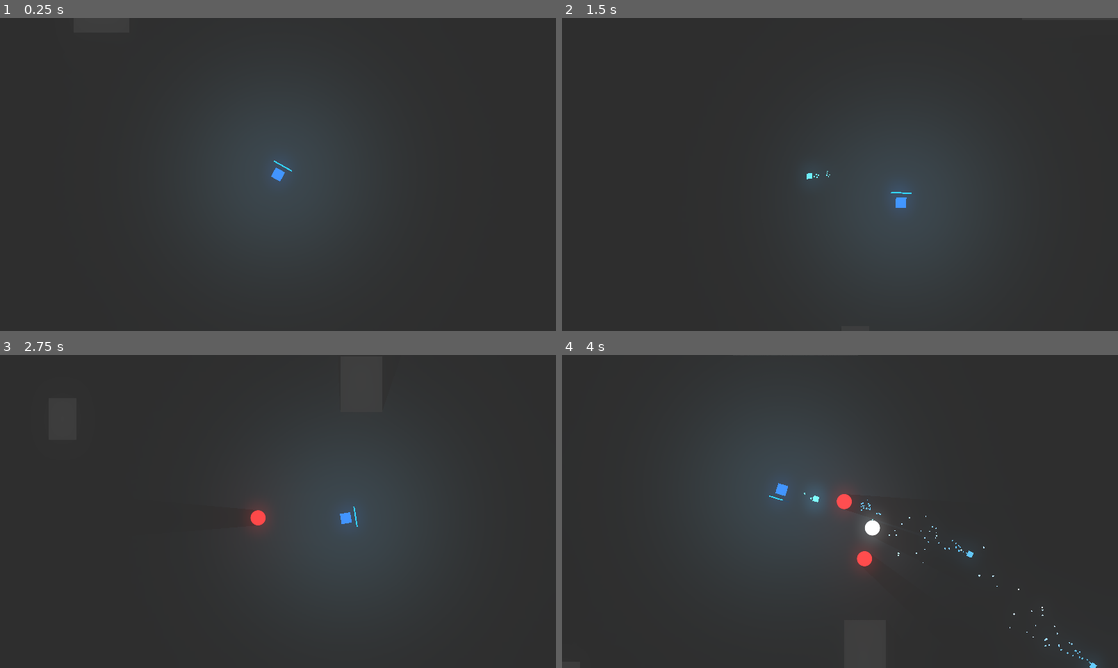
Above: before the commit, frames 1-4 (two rows, left to right).
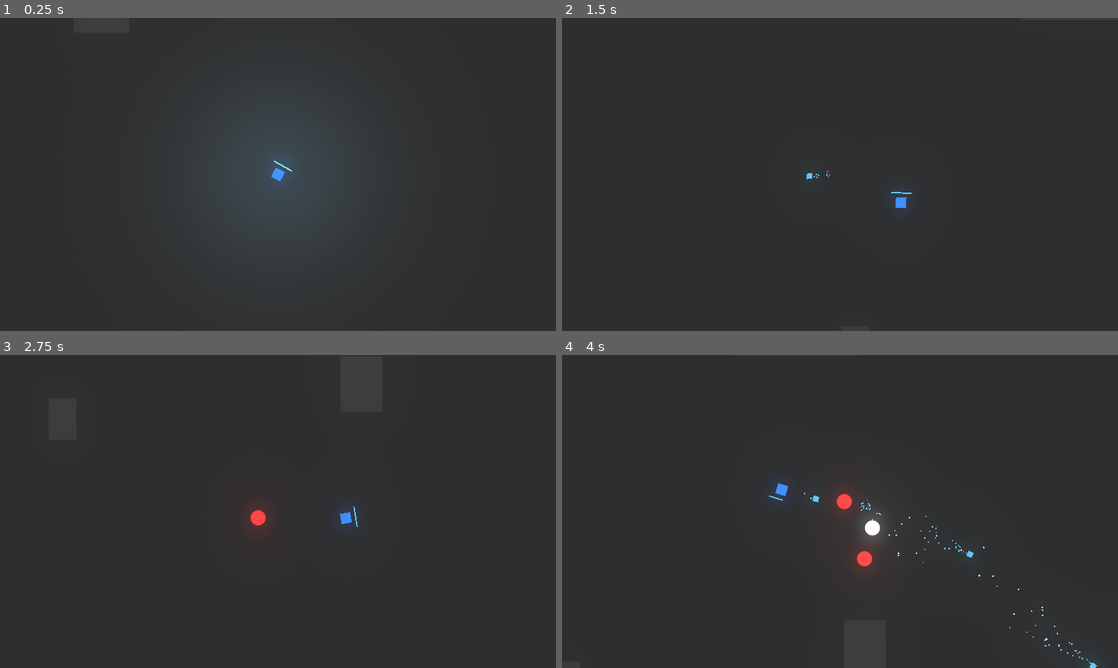
Above: after the commit, the same moments.

Repository: Talamander/unexpected-jam
Game: Godot game, scene res://Level/Arena.tscn
Two runs of this game, one before a commit and one after it. Both use one fixed random seed, a clock stepped at 60 frames per second and the inputs below. Sound files missing from this copy of the repository are replaced by a short silence.
Inputs (mouse positions are in pixels of both pictures, inside the frame that each line leads up to):
- Up to frame 1 (0.25 s): no input
- Up to frame 2 (1.5 s): tap Enter at 0.5 s; move the mouse to (962, 158) at 0.52 s; hold Right (ui_right) 0.53-1.28 s; tap L (toggle_lights, bound only after the commit) at 0.6 s; move the mouse to (728, 190) at 1.27 s; hold Down (ui_down) from 1.28 s (still down); click (728, 190) at 1.35 s
- Up to frame 3 (2.75 s): tap L (toggle_lights, bound only after the commit) at 1.55, 2.1 s; move the mouse to (333, 442) at 2.02 s; release Down (ui_down) at 2.03 s; hold Right (ui_right) from 2.03 s (still down)
- Up to frame 4 (4 s): move the mouse to (812, 574) at 2.77 s; release Right (ui_right) at 2.78 s; hold Up (ui_up) 2.78-3.53 s; tap L (toggle_lights, bound only after the commit) at 2.85, 3.8 s; move the mouse to (1006, 558) at 3.52 s; press the mouse at (1006, 558) at 3.53 s; hold Left (ui_left) from 3.53 s (still down)

The runs differ from the first frame. In frame 1, less than 0.1% of the frame differs, in the area x 49-53%, y 45-50%; in frame 2, 3.8%; in frame 3, 3.6%; in frame 4, 4.2%, in the area x 31-57%, y 28-59%.

Commit message:
"L" hotkey toggle for lights

Diff:
--- a/Level/Arena.tscn
+++ b/Level/Arena.tscn
@@ -38,12 +38,6 @@
 [node name="CameraFocal" parent="Player" index="2"]
 remote_path = NodePath("../../Camera2D")
 
-[node name="WeaponHeatUI" parent="Player" instance=ExtResource( 3 )]
-margin_left = 0.0119476
-margin_top = 0.257019
-margin_right = 0.0119476
-margin_bottom = 0.257019
-
 [node name="Camera2D" parent="." instance=ExtResource( 4 )]
 position = Vector2( 299.546, 275.37 )
 scale = Vector2( 1.5, 1.5 )
@@ -52,11 +46,17 @@
 smoothing_enabled = true
 smoothing_speed = 4.5
 
+[node name="WeaponHeatUI" parent="Camera2D" instance=ExtResource( 3 )]
+margin_left = 0.0119476
+margin_top = 0.257019
+margin_right = 0.0119476
+margin_bottom = 0.257019
+
 [node name="EnemySpawnTimer" type="Timer" parent="."]
 autostart = true
 
 [node name="WorldEnvironment" type="WorldEnvironment" parent="."]
-environment = SubResource( 7 )
+environment = SubResource( 1 )
 
 [node name="TileMap" parent="." instance=ExtResource( 6 )]
 modulate = Color( 0.192157, 0.192157, 0.192157, 1 )
--- a/Player/Player.gd
+++ b/Player/Player.gd
@@ -11,6 +11,7 @@
 onready var fireRate = $FireRate
 onready var stunTimer = $StunTimer
 onready var dashTimer = $DashTimer
+onready var light = $Light2D
 
 var playerColor = "57b4e2"
 
@@ -109,6 +110,13 @@
 	if Input.is_action_pressed("ui_space"):
 		dash()
 
+	#Disable light and shadows hotkey
+	if Input.is_action_just_pressed("toggle_lights"):
+		if light.visible == true:
+			light.visible = false
+		elif light.visible == false:
+			light.visible = true
+
 
 
 
--- a/project.godot
+++ b/project.godot
@@ -79,6 +79,11 @@
 "events": [ Object(InputEventKey,"resource_local_to_scene":false,"resource_name":"","device":0,"alt":false,"shift":false,"control":false,"meta":false,"command":false,"pressed":false,"scancode":32,"unicode":0,"echo":false,"script":null)
  ]
 }
+toggle_lights={
+"deadzone": 0.5,
+"events": [ Object(InputEventKey,"resource_local_to_scene":false,"resource_name":"","device":0,"alt":false,"shift":false,"control":false,"meta":false,"command":false,"pressed":false,"scancode":76,"unicode":0,"echo":false,"script":null)
+ ]
+}
 
 [layer_names]
 
Not shown: 1 places in Level/Arena.tscn that only renumber resources
